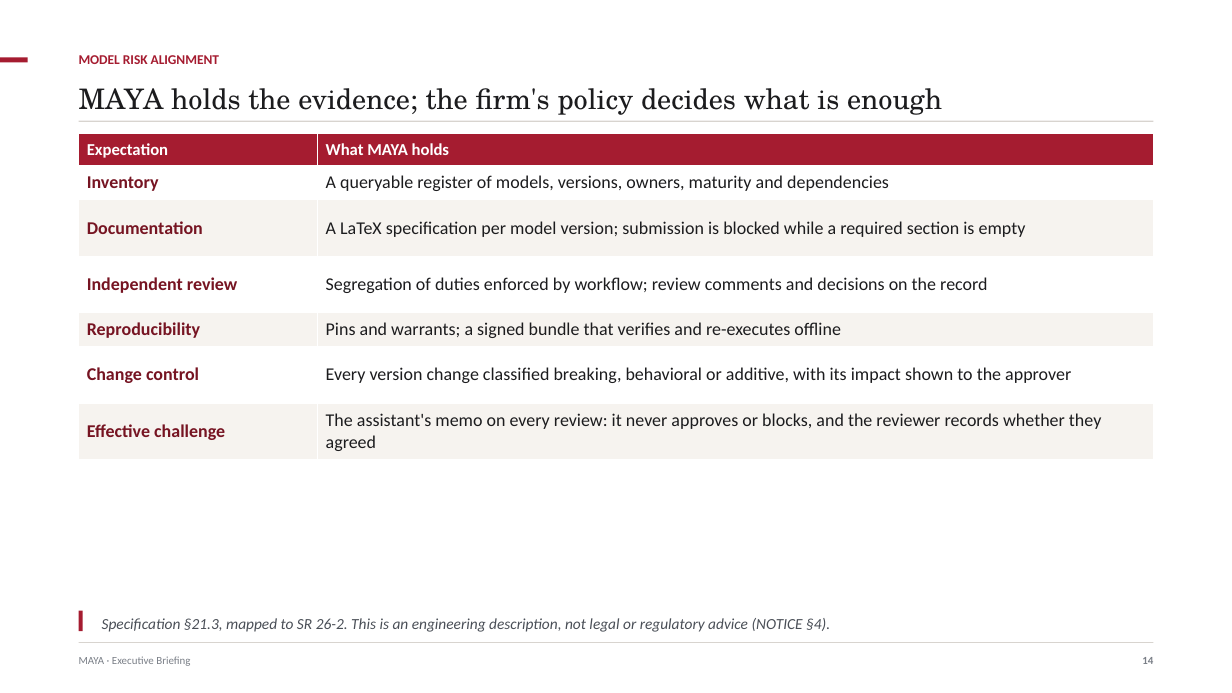
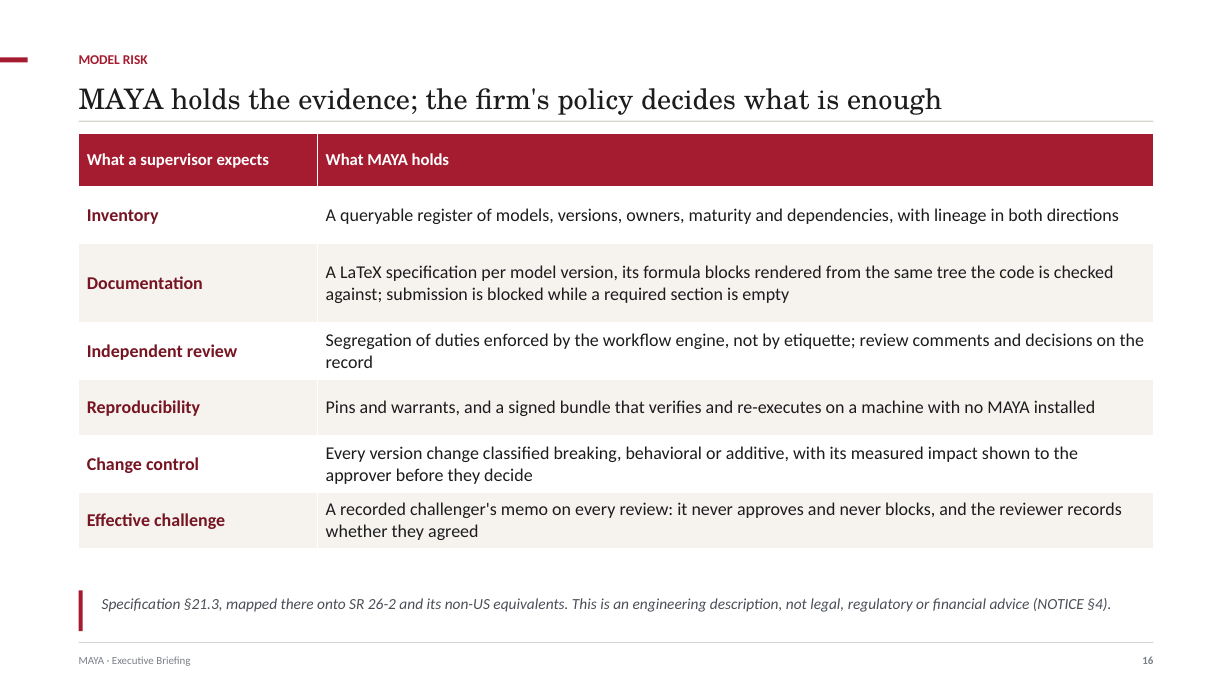
Before and after one commit to ajsinha/maya, a slide deck: slide 16 of docs/MAYA-Executive-Briefing.pptx (slide 14 before the commit). Drawn at 1232x693 pixels with LibreOffice and Linux fonts; fonts in the diff are those of the drawing. Boxes give left, top, right and bottom in pixels: in the first picture for what was removed or moved away, otherwise in the second. Text is boxed around its words. In the diff, an @@ line names an element or a change of style, - is before the commit and + after.

Commit message:
Three decks that tell the product, not the paper
The Concepts and Formalism deck walked the research paper and marked each
construction with what MAYA implements. That is commentary on a document,
not an account of a product: a reader who wanted to know what MAYA does
had to care first about what the paper claims. It is deleted, its module
with it, and the theory now lives only in the paper.

In its place MAYA-Capabilities: what the platform does, ending with one
model carried the whole way -- IFRS 9 expected credit loss, three members
and a combiner, the contract that could not see the combiner's own
parameters, the four places MAYA said no, and the finding the study
refused to flatter, that at portfolio level the allowance is 2.67 times
the loss. A worked example is what makes it a story rather than a list.

The other two are rewritten against the code rather than edited. What the
old decks had got wrong, and now say correctly: fifteen feature operators,
not twelve; six covenant kinds, not five; five rungs of the artifact
ladder gate and the sixth records a warning; MAYA evaluates the formula IR
in process and refuses a declared black box outright rather than scoring
it; fragments are chunked in rows, not bytes; seven capacity targets are
met and one is not met reliably; nine case studies are built, not eleven.
There is no committee primitive, so the slides say approval thresholds.

```diff
--- a/docs/MAYA-Executive-Briefing.pptx
+++ b/docs/MAYA-Executive-Briefing.pptx
@@ text at box(79, 55, 148, 64): text changed @@
-MODEL RISK ALIGNMENT
+MODEL RISK
@@ table at box(79, 134, 1154, 549) @@
-row 1, column 1: Expectation
+row 1, column 1: What a supervisor expects
-row 2, column 2: A queryable register of models, versions, owners, maturity and dependencies
+row 2, column 2: A queryable register of models, versions, owners, maturity and dependencies, with lineage in both directions
-row 3, column 2: A LaTeX specification per model version; submission is blocked while a required section is empty
+row 3, column 2: A LaTeX specification per model version, its formula blocks rendered from the same tree the code is checked against; submission is blocked while a required section is empty
-row 4, column 2: Segregation of duties enforced by workflow; review comments and decisions on the record
+row 4, column 2: Segregation of duties enforced by the workflow engine, not by etiquette; review comments and decisions on the record
-row 5, column 2: Pins and warrants; a signed bundle that verifies and re-executes offline
+row 5, column 2: Pins and warrants, and a signed bundle that verifies and re-executes on a machine with no MAYA installed
-row 6, column 2: Every version change classified breaking, behavioral or additive, with its impact shown to the approver
+row 6, column 2: Every version change classified breaking, behavioral or additive, with its measured impact shown to the approver before they decide
-row 7, column 2: The assistant's memo on every review: it never approves or blocks, and the reviewer records whether they agreed
+row 7, column 2: A recorded challenger's memo on every review: it never approves and never blocks, and the reviewer records whether they agreed
@@ rectangle: place and size @@
-rectangle at box(79, 611, 82, 631)
+rectangle at box(79, 591, 82, 631)
@@ text at box(102, 598, 1111, 612): text changed @@
-Specification §21.3, mapped to SR 26-2. This is an engineering description, not legal or regulatory advice (NOTICE §4).
+Specification §21.3, mapped there onto SR 26-2 and its non-US equivalents. This is an engineering description, not legal, regulatory or financial advice (NOTICE §4).
@@ text at box(1142, 656, 1153, 664): text changed @@
-14
+16
```
Also in this commit, not shown: 15 other slides changed, 2 slides added, 12 other files.
